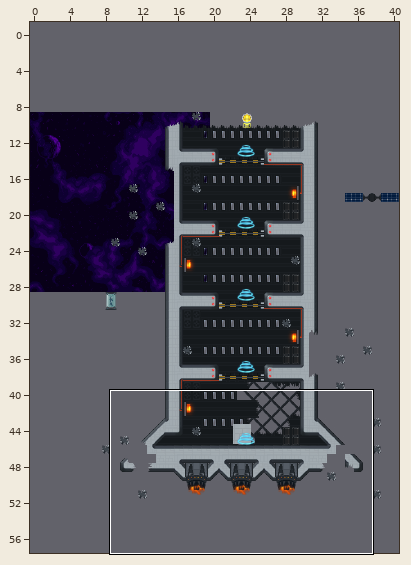
One commit to this Tiled map (JSON): core/assets/levels/level_3/level_3.tmj. Above: a wide view before the commit, with the close-up outlined.
Close-up. First the earlier version:
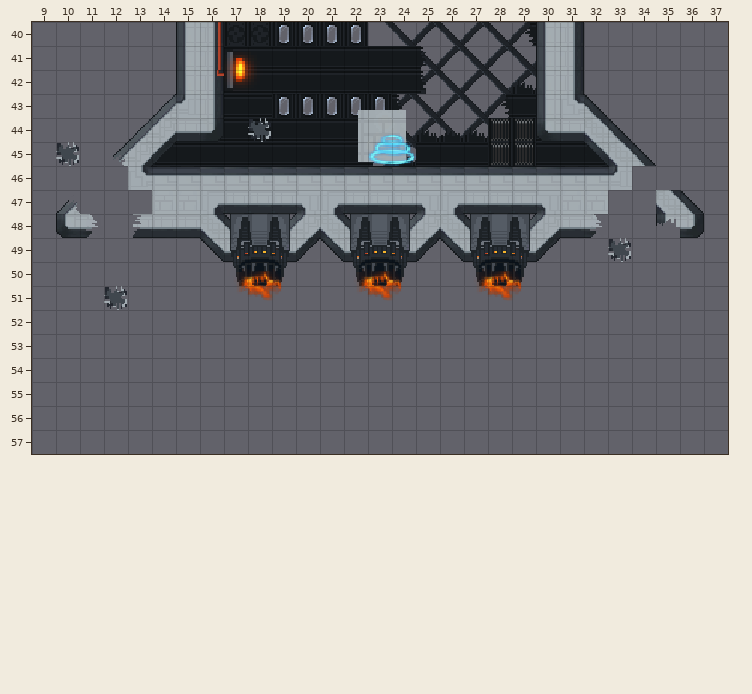
Cells are 16x16 px. Shown: x 9..37, y 40..57. The commit also changed other parts of the map, which this record leaves out. The old version is drawn lined up with the new one.
New version:
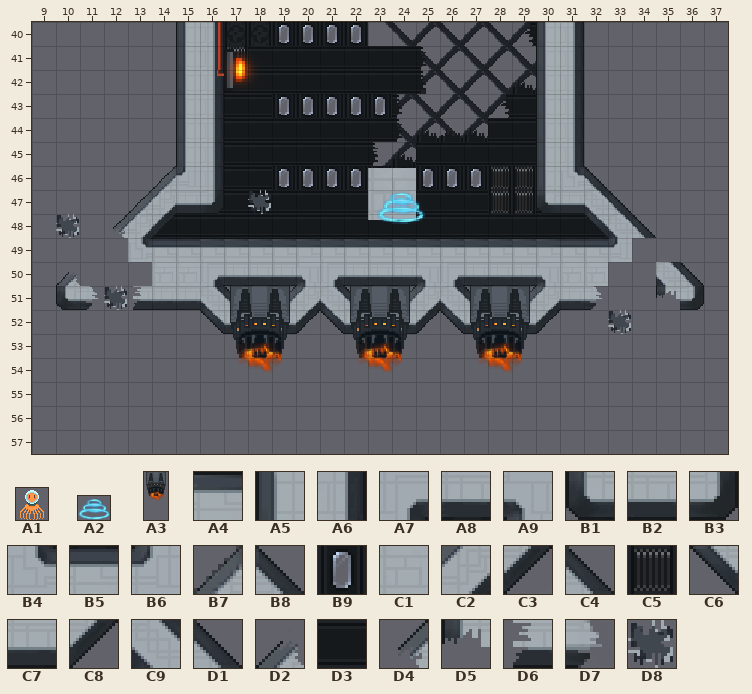
Key: from "objects": A1 1 "GameObject", A2 12 "boost", A3 18 "engine_broken"; from "space-tiles": A4 2, A5 17, A6 19, A7 28, A8 29, A9 30, B1 33, B2 34, B3 35, B4 60, B5 61, B6 62, B7 73, B8 74, B9 83 "Background", C1 86, C2 89, C3 90, C4 92, C5 96 "Background", C6 101, C7 102, C8 103, C9 108, D1 109, D2 142, D3 151 "Background", D4 157, D5 201, D6 202, D7 204, D8 235.
__ is an empty cell.
Objects are placed by their top-left corner, in cells (3,4 is the top-left corner of cell 3,4); size is 1x1 cell unless given.
Tiles replaced or removed in this view: A4, A7, A8, A9, B1, B2, B3, B4, B5, B6, B7, B8, C1, C2, C3, C4, C5, C6, C7, C8, C9, D1, D2, D3, D4, D5, D6, D7, D8.
See-through tiles are keyed as they look on the map.
Diff:
Changed rows in their new state; .. is an unchanged cell.
map size 50x50 -> 50x60 cells (old content now starts at 0,9; both pictures use the new coordinates)
Layer "Tile Layer 3":
first column x 14:
41 .. .. .. C5 .. .. .. .. .. .. .. .. .. .. .. .. .. .. ..
44 .. .. __ .. .. .. .. .. .. .. .. .. .. .. D3 D3 __ .. ..
45 __ __ __ .. .. .. .. .. .. .. .. .. .. .. D3 D3 __ __ __
46 .. .. .. D3 D3 B9 B9 B9 B9 B9 B9 B9 B9 B9 C5 C5 .. .. ..
47 .. D3 D3 D3 D3 D3 D3 D3 D3 D3 D3 D3 D3 D3 C5 C5 D3 D3 ..
48 D3 D3 D3 D3 D3 D3 D3 D3 D3 D3 D3 D3 D3 D3 D3 D3 D3 D3 D3
Layer "Tile Layer 4":
first column x 10:
43 .. .. .. .. __ A5 .. .. .. .. .. .. .. .. .. .. .. .. .. .. .. A6 __ .. .. .. ..
44 .. .. .. __ __ A5 A6 .. __ .. .. .. .. .. .. .. .. .. .. .. A5 A6 __ __ .. .. ..
45 __ .. __ __ __ A5 A6 .. .. .. .. .. .. .. .. .. .. .. .. .. A5 A6 __ __ __ .. ..
46 .. .. .. __ B7 B6 A6 __ __ __ __ __ __ __ __ __ __ __ __ __ A5 B4 B8 __ .. .. ..
47 __ .. .. B7 C2 B2 B3 __ D8 __ __ __ __ __ __ __ __ __ __ __ B1 B2 C9 C4 .. __ __
48 D8 __ D4 C2 C3 __ __ __ .. __ __ __ __ .. __ __ __ __ .. __ __ __ C6 C9 C4 __ __
49 .. .. .. B4 B5 B5 A4 A4 A4 A4 A4 A4 A4 A4 A4 A4 A4 A4 A4 A4 A4 B5 B5 B6 .. .. ..
50 D2 .. .. .. C1 C1 A7 A8 A8 A8 A9 A7 A8 A8 A8 A9 A7 A8 A8 A8 A9 C1 C1 .. .. C9 D1
51 B1 D7 .. D6 C7 C7 C9 D1 .. B7 C2 C9 B8 .. B7 C2 C9 D1 .. B7 C2 C7 D7 .. .. D5 B3
52 .. .. .. .. .. .. C6 C7 C7 C7 C8 C6 C7 C7 C7 C8 C6 C7 C7 C7 C8 .. .. D8 .. .. ..
Layer "Object Layer 1":
added: A1 "GameObject" at 23.1,46 size 2x2
added: C1 "dialogue0" at 23,46.1 size 2x2.2
added: A2 "boost" at 23.4,46.9 size 2x1.5
added: A3 "engine_broken" at 27,51 size 3x6
added: A3 "engine_broken" at 22,51 size 3x6
added: A3 "engine_broken" at 17,51 size 3x6
removed: A1 "GameObject" at 22.7,43.6 size 2x2
removed: C1 "dialogue0" at 22.6,43.7 size 2x2.2
removed: A2 "boost" at 23,44.5 size 2x1.5
removed: A3 "engine_broken" at 27,48 size 3x6
removed: A3 "engine_broken" at 22,48 size 3x6
removed: A3 "engine_broken" at 17,48 size 3x6
Boxes around the changes in both close-ups, in picture pixels (x1, y1, x2, y2):
changed: (224, 46, 248, 70)
changed: (56, 94, 704, 373)
